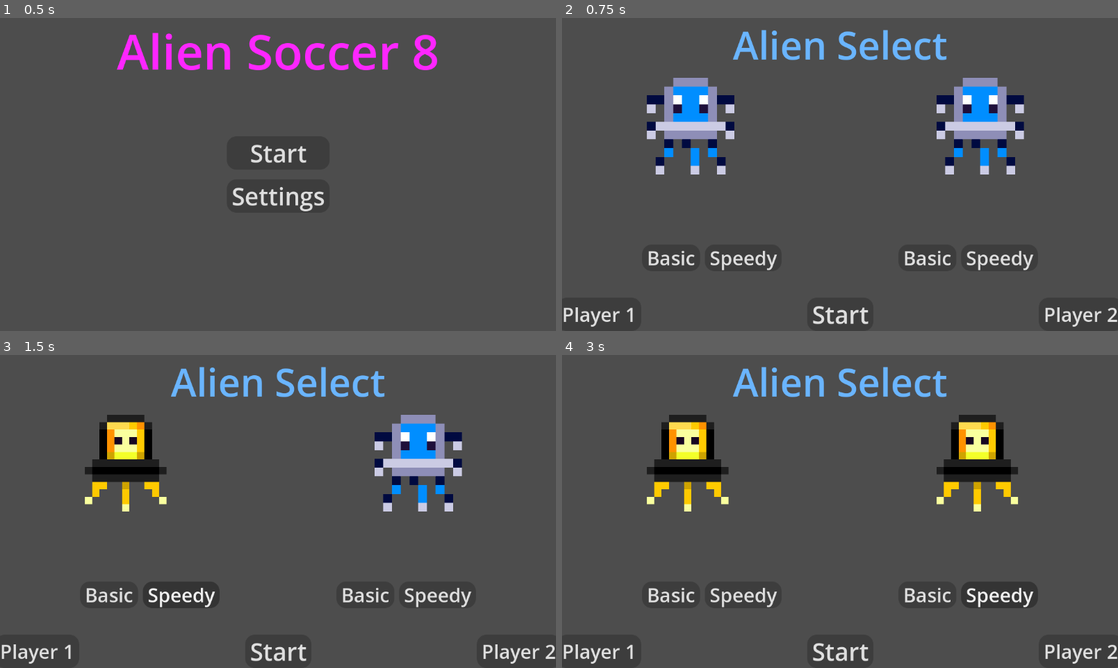
Above: before the commit, frames 1-4 (two rows, left to right).
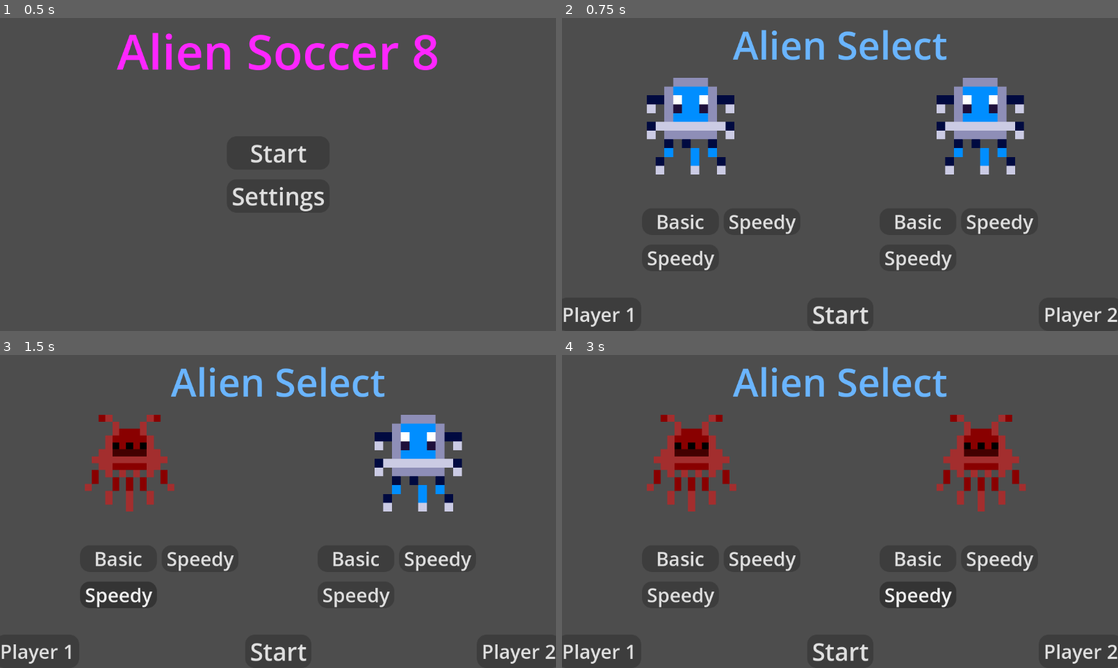
Above: after the commit, the same moments.

Repository: rtator/AlienSoccer8
Game: Godot game, scene res://startScreen.tscn
Same seed, same stepped clock (60 frames per second), same inputs: the game is played once before the commit and once after it.
Inputs:
- Up to frame 1 (0.5 s): no input
- Up to frame 2 (0.75 s): click "Start" at 0.5 s
- Up to frame 3 (1.5 s): click "Speedy" at 1.25 s
- Up to frame 4 (3 s): click "Speedy" at 2 s; click "Speedy" at 2.75 s

Frame 1 is identical in both runs. In frame 2, 1.9% of the frame differs, in the area x 15-85%, y 62-81%; in frame 3, 5.8%; in frame 4, 9.2%, in the area x 15-86%, y 19-81%.

Commit message:
scaler started

Diff:
--- a/alien-soccer-8/alienSelect.tscn
+++ b/alien-soccer-8/alienSelect.tscn
@@ -148,6 +148,16 @@
 text = "Speedy
 "
 
+[node name="scaler1" type="Button" parent="Control/GridContainer"]
+layout_mode = 2
+theme_override_font_sizes/font_size = 40
+theme_override_styles/focus = ExtResource("2_trven")
+theme_override_styles/hover = ExtResource("2_trven")
+theme_override_styles/pressed = ExtResource("2_trven")
+theme_override_styles/normal = ExtResource("2_trven")
+text = "Speedy
+"
+
 [node name="GridContainer2" type="GridContainer" parent="Control"]
 layout_mode = 1
 anchors_preset = 3
@@ -174,6 +184,16 @@
 "
 
 [node name="speedy2" type="Button" parent="Control/GridContainer2"]
+layout_mode = 2
+theme_override_font_sizes/font_size = 40
+theme_override_styles/focus = ExtResource("2_trven")
+theme_override_styles/hover = ExtResource("2_trven")
+theme_override_styles/pressed = ExtResource("2_trven")
+theme_override_styles/normal = ExtResource("2_trven")
+text = "Speedy
+"
+
+[node name="scaler2" type="Button" parent="Control/GridContainer2"]
 layout_mode = 2
 theme_override_font_sizes/font_size = 40
 theme_override_styles/focus = ExtResource("2_trven")
@@ -188,5 +208,7 @@
 [connection signal="pressed" from="p2Bot" to="." method="_on_p_2_bot_pressed"]
 [connection signal="pressed" from="Control/GridContainer/basic1" to="." method="_on_basic_1_pressed"]
 [connection signal="pressed" from="Control/GridContainer/speedy1" to="." method="_on_speedy_1_pressed"]
+[connection signal="pressed" from="Control/GridContainer/scaler1" to="." method="_on_scaler_1_pressed"]
 [connection signal="pressed" from="Control/GridContainer2/basic2" to="." method="_on_basic_2_pressed"]
 [connection signal="pressed" from="Control/GridContainer2/speedy2" to="." method="_on_speedy_2_pressed"]
+[connection signal="pressed" from="Control/GridContainer2/scaler2" to="." method="_on_scaler_2_pressed"]
--- a/alien-soccer-8/ball.gd
+++ b/alien-soccer-8/ball.gd
@@ -14,6 +14,10 @@
 		global_position = new_pos
 		reseting = false
 
+func set_ball_scale(new_scale):
+	%CollisionShape2D.scale = Vector2(1,1) * new_scale
+	%AnimatedSprite2D.scale = Vector2(0.11,0.11) * new_scale
+
 func _on_body_entered(body):
 	ball_speed += 10
 	#print(ball_speed)
--- a/alien-soccer-8/ball.tscn
+++ b/alien-soccer-8/ball.tscn
@@ -41,6 +41,7 @@
 frame_progress = 0.738969
 
 [node name="CollisionShape2D" type="CollisionShape2D" parent="."]
+unique_name_in_owner = true
 shape = SubResource("CircleShape2D_gchj4")
 
 [connection signal="body_entered" from="." to="." method="_on_body_entered"]
--- a/alien-soccer-8/character_select.gd
+++ b/alien-soccer-8/character_select.gd
@@ -29,11 +29,17 @@
 func _on_speedy_1_pressed():
 	GlobalSave.p1Char = "speedy"
 	update_texture()
+func _on_scaler_1_pressed():
+	GlobalSave.p1Char = "scaler"
+	update_texture()
 func _on_basic_2_pressed():
 	GlobalSave.p2Char = "basic"
 	update_texture()
 func _on_speedy_2_pressed():
 	GlobalSave.p2Char = "speedy"
+	update_texture()
+func _on_scaler_2_pressed():
+	GlobalSave.p2Char = "scaler"
 	update_texture()
 
 func _on_button_pressed():
--- a/alien-soccer-8/level_test.gd
+++ b/alien-soccer-8/level_test.gd
@@ -3,6 +3,7 @@
 const player_objects = {
 	"basic": preload("res://basicAlien.tscn"),
 	"speedy": preload("res://speedyAlien.tscn"),
+	"scaler": preload("res://scalerAlien.tscn"),
 }
 
 var p1
--- /dev/null
+++ b/alien-soccer-8/scalerAlien.tscn
@@ -0,0 +1,37 @@
+[gd_scene load_steps=6 format=3 uid="uid://csg3ywf6ckpca"]
+
+[ext_resource type="Script" uid="uid://52yewfw28rxw" path="res://scaler_alien.gd" id="1_0278l"]
+[ext_resource type="Texture2D" uid="uid://dp1dek2hejsv7" path="res://as8_sprites_png/scaler.png" id="2_3jwqp"]
+
+[sub_resource type="PhysicsMaterial" id="PhysicsMaterial_0278l"]
+friction = 0.5
+
+[sub_resource type="CircleShape2D" id="CircleShape2D_ragoi"]
+radius = 32.0
+
+[sub_resource type="SpriteFrames" id="SpriteFrames_23jdr"]
+animations = [{
+"frames": [{
+"duration": 1.0,
+"texture": ExtResource("2_3jwqp")
+}],
+"loop": true,
+"name": &"default",
+"speed": 5.0
+}]
+
+[node name="scaler" type="RigidBody2D"]
+physics_material_override = SubResource("PhysicsMaterial_0278l")
+gravity_scale = 0.0
+lock_rotation = true
+script = ExtResource("1_0278l")
+metadata/_custom_type_script = "uid://e41xdpe4oqa2"
+
+[node name="CollisionShape2D" type="CollisionShape2D" parent="."]
+unique_name_in_owner = true
+shape = SubResource("CircleShape2D_ragoi")
+
+[node name="AnimatedSprite2D" type="AnimatedSprite2D" parent="."]
+unique_name_in_owner = true
+scale = Vector2(0.18, 0.18)
+sprite_frames = SubResource("SpriteFrames_23jdr")
--- /dev/null
+++ b/alien-soccer-8/scaler_alien.gd
@@ -0,0 +1,51 @@
+extends alien
+
+var grown = false
+var ball_grown = false
+var growth_mult = 1.5
+var ball_growth_mult = 2
+
+#var dash_speed = 1500
+
+func _ability():
+	if cooldown <= 0 and ult_dur <= 0 and duration <= 0:
+		#update_move_speed(move_speed * speed_mult, speed_damp * damp_mult)
+		ball.set_ball_scale(ball_growth_mult)
+		ball_grown = true
+		duration = 200
+
+func _ultimate():
+	if cooldown <= 0 and ult_dur <= 0 and charge >= charge_max and not grown:
+		charge = 0
+		update_scale(growth_mult)
+		grown = true
+		ult_dur = 50
+
+func _ability_cooldown(delta):
+	if charge < charge_max and not grown:
+		charge += delta
+
+	if duration > 0:
+		duration -= 1
+	elif ball_grown:
+		ball_grown = false
+		ball.set_ball_scale(1)
+		cooldown = 200
+
+	if ult_dur > 0:
+		ult_dur -= 1 * delta
+	elif grown:
+		#update_move_speed(move_speed / speed_mult, speed_damp / damp_mult)
+		grown = false
+		cooldown == 100
+
+	if cooldown > 0:
+		cooldown -= 1 * delta
+		print(cooldown)
+
+func on_ready():
+	base_scale = 1.3
+
+	charge_max = 500
+
+	update_move_speed(move_speed * 0.7, speed_damp)
Not shown, added: alien-soccer-8/export_presets.cfg
Not shown, added: alien-soccer-8/scaler_alien.gd.uid
